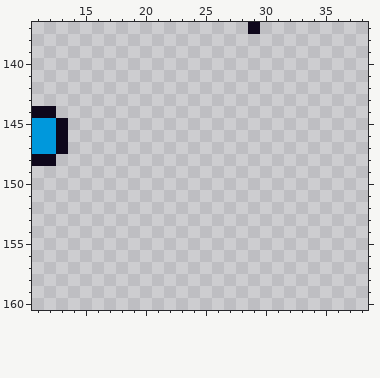
Pixel-art file: core/assets/ase/item_sliced.ase. The picture above was drawn from the file before the commit.
256x256 pixels, 1 frame. Shown: x 11..38, y 137..160.
The result:
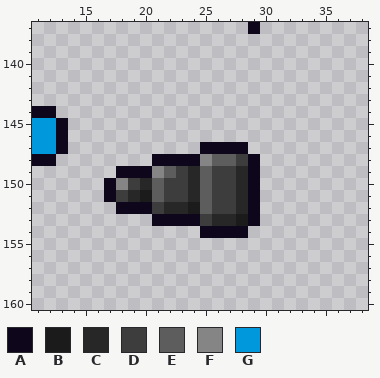
Palette (. is transparent): A #0e071b  B #1b1b1b  C #272727  D #3d3d3d  E #5d5d5d  F #858585  G #0098dc
The edit:
y 147: x 25..28 .... -> AAAA
y 148: x 21..29 ......... -> AAAAFEEDA
y 149: x 18..29 ............ -> AAAFEDCEDDCA
y 150: x 17..29 ............. -> AFDCEDDCEDDCA
y 151: x 17..29 ............. -> ADCBEDDCEDDCA
y 152: x 18..29 ............ -> AAADCCBEDDCA
y 153: x 21..29 ......... -> AAAADCCBA
y 154: x 25..28 .... -> AAAA
